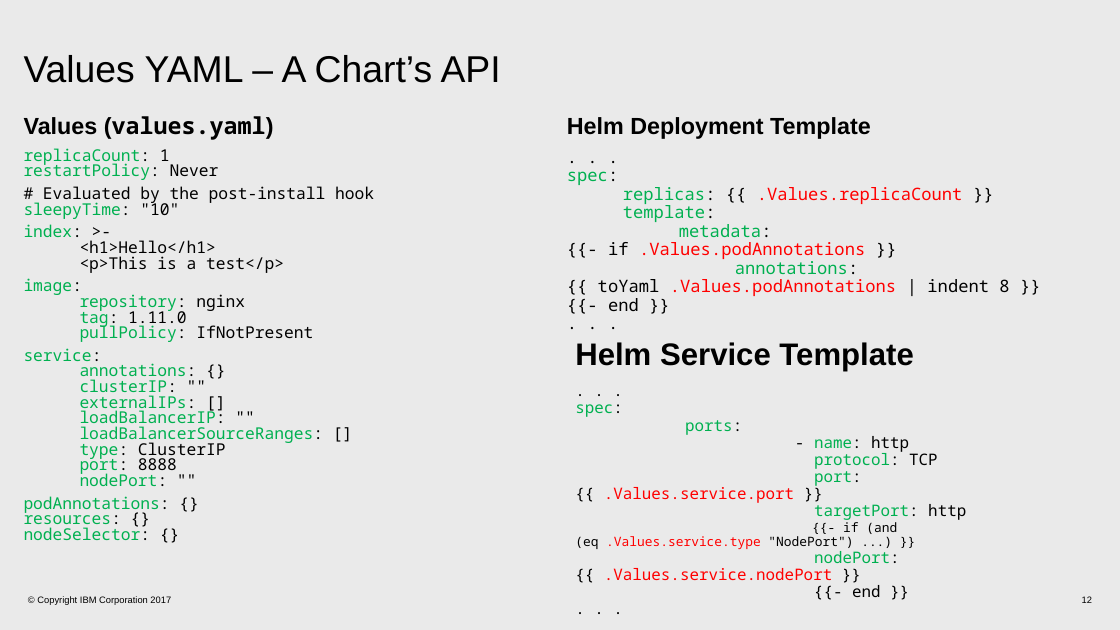
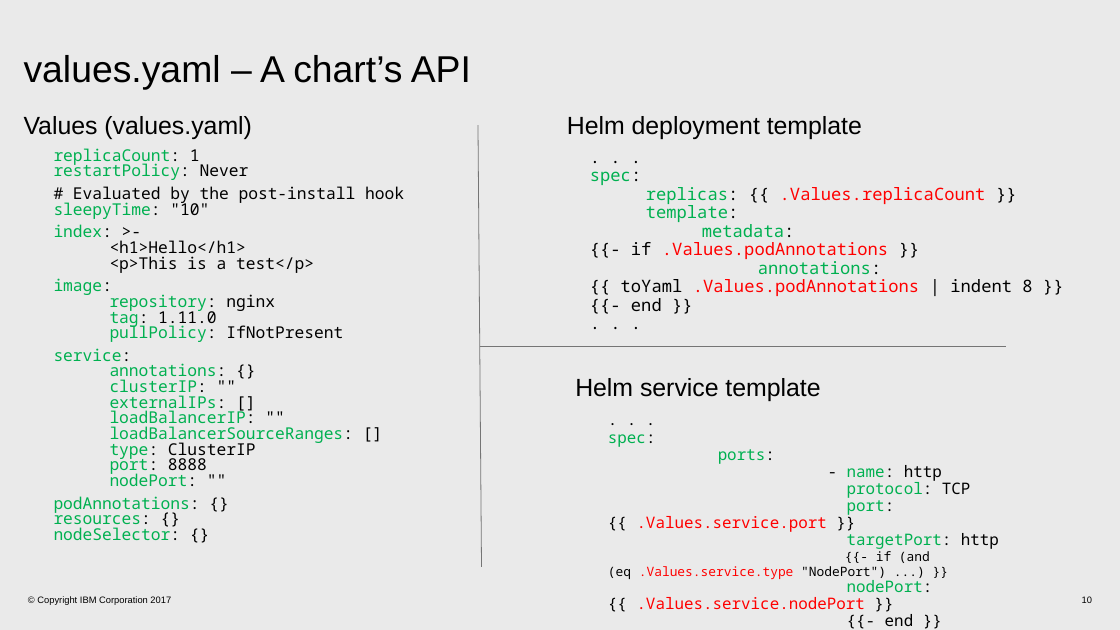
Before and after one commit to patrocinio/cloud-private-bootcamp, a slide deck: slide 10 of Units_development/Creating Helm charts_AWG.pptx (slide 12 before the commit). Drawn at 1120x630 pixels with LibreOffice and Linux fonts; fonts in the diff are those of the drawing. Boxes give left, top, right and bottom in pixels: in the first picture for what was removed or moved away, otherwise in the second. Text is boxed around its words. In the diff, an @@ line names an element or a change of style, - is before the commit and + after.

```diff
--- a/Units_development/Creating Helm charts_AWG.pptx
+++ b/Units_development/Creating Helm charts_AWG.pptx
@@ title at box(24, 55, 471, 90): text changed @@
-Values YAML – A Chart’s API
+values.yaml – A chart’s API
@@ text "Values (values.yaml)" at box(24, 116, 252, 139): size 15 to 16 pt, bold off; font Noto Sans Mono to Arial in "(values.yaml)" @@
@@ text at box(567, 116, 862, 139): text changed; size 15 to 16 pt; bold off @@
-Helm Deployment Template
+Helm deployment template
@@ text "replicaCount: 1": place and size @@
-text "replicaCount: 1" at box(24, 148, 374, 540)
+text "replicaCount: 1" at box(54, 148, 404, 540)
@@ line added from (478, 125) to (482, 567), #757575 0.5 pt @@
@@ text ". . .": place and size @@
-text ". . ." at box(567, 171, 1009, 311)
+text ". . ." at box(590, 171, 1032, 311)
@@ line added from (479, 346) to (1006, 346), #757575 0.5 pt @@
@@ text at box(575, 378, 820, 401): text changed; size 20 to 16 pt; bold off @@
-Helm Service Template
+Helm service template
@@ text ". . .": place and size @@
-text ". . ." at box(575, 404, 966, 597)
+text ". . ." at box(608, 434, 999, 626)
@@ page number at box(1082, 596, 1092, 603): text changed @@
-12
+10
```
Also in this commit, not shown: 9 other slides changed, 2 slides removed.
